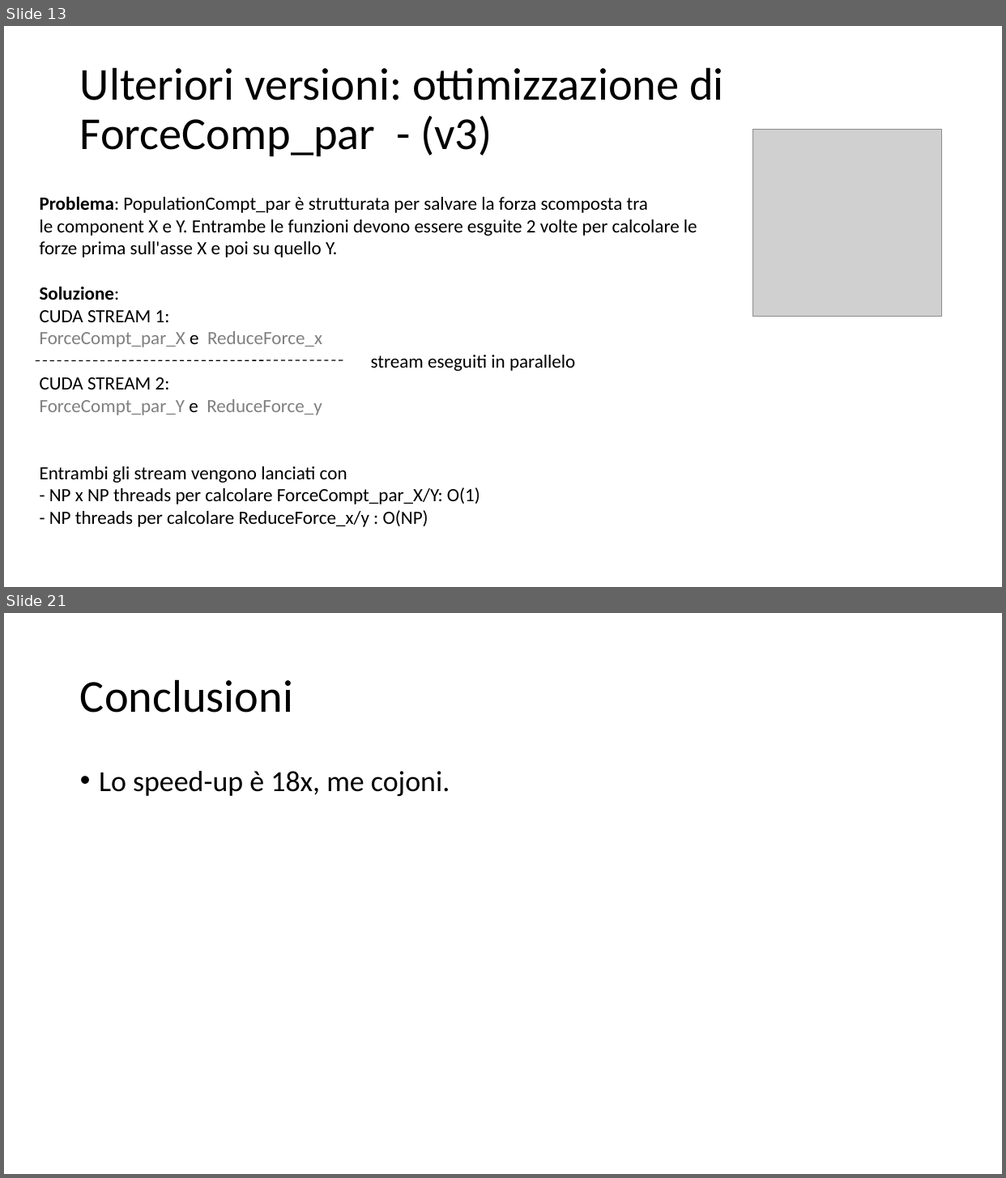
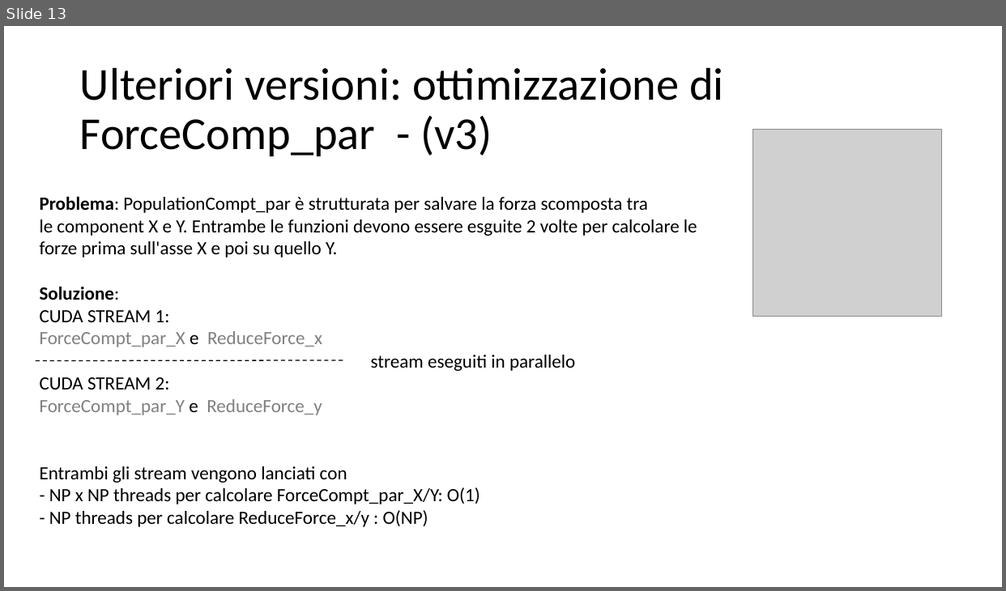
Before and after one commit to piepor/particles-simulation-parallel, a slide deck: presentazione/presentazione.pptx. Shown one above the other, each under a label of ours: slides 13 and 21 before the commit, slide 13 after it; the slides between them are not shown. The pictures are 1006x1178 and 1006x591 pixels, drawn with LibreOffice and Linux fonts; fonts in the diff are those of the drawing; grey boxes stand for pictures. Boxes give left, top, right and bottom in pixels: in the first picture for what was removed or moved away, otherwise in the second. Text is boxed around its words. In the diff, an @@ line names an element or a change of style, - is before the commit and + after.

```diff
--- a/presentazione/presentazione.pptx
+++ b/presentazione/presentazione.pptx
@@ slide 21 removed at bbox=[4, 613, 1002, 1174], background #FFFFFF @@
@@ title removed at bbox=[80, 679, 293, 713] @@
-Conclusioni
@@ text removed at bbox=[99, 771, 450, 796] @@
-• Lo speed-up è 18x, me cojoni.
```
Also in this commit, not shown: 7 slides changed, 2 slides added, 5 other slides removed, 1 other file.
